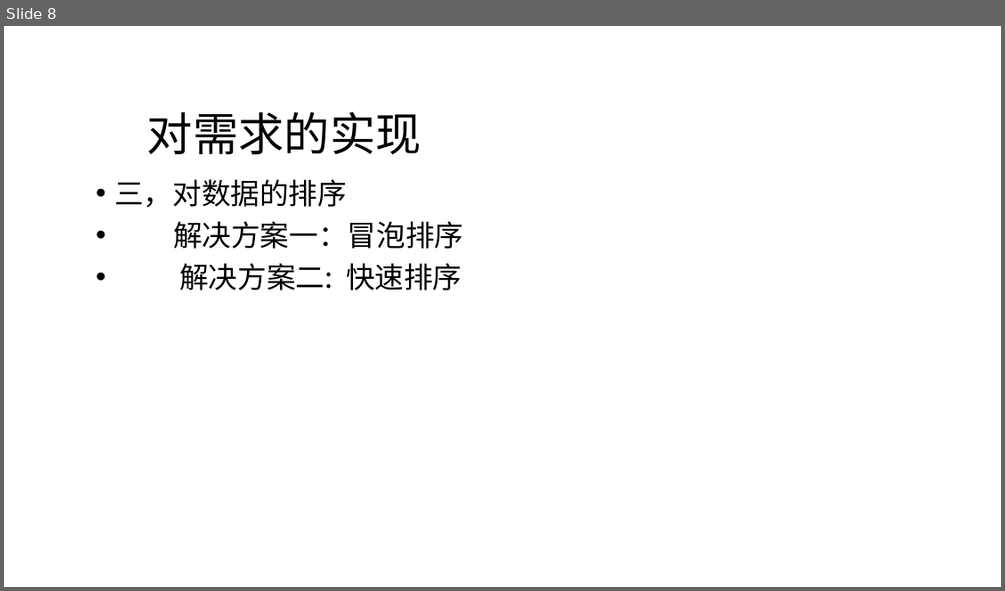
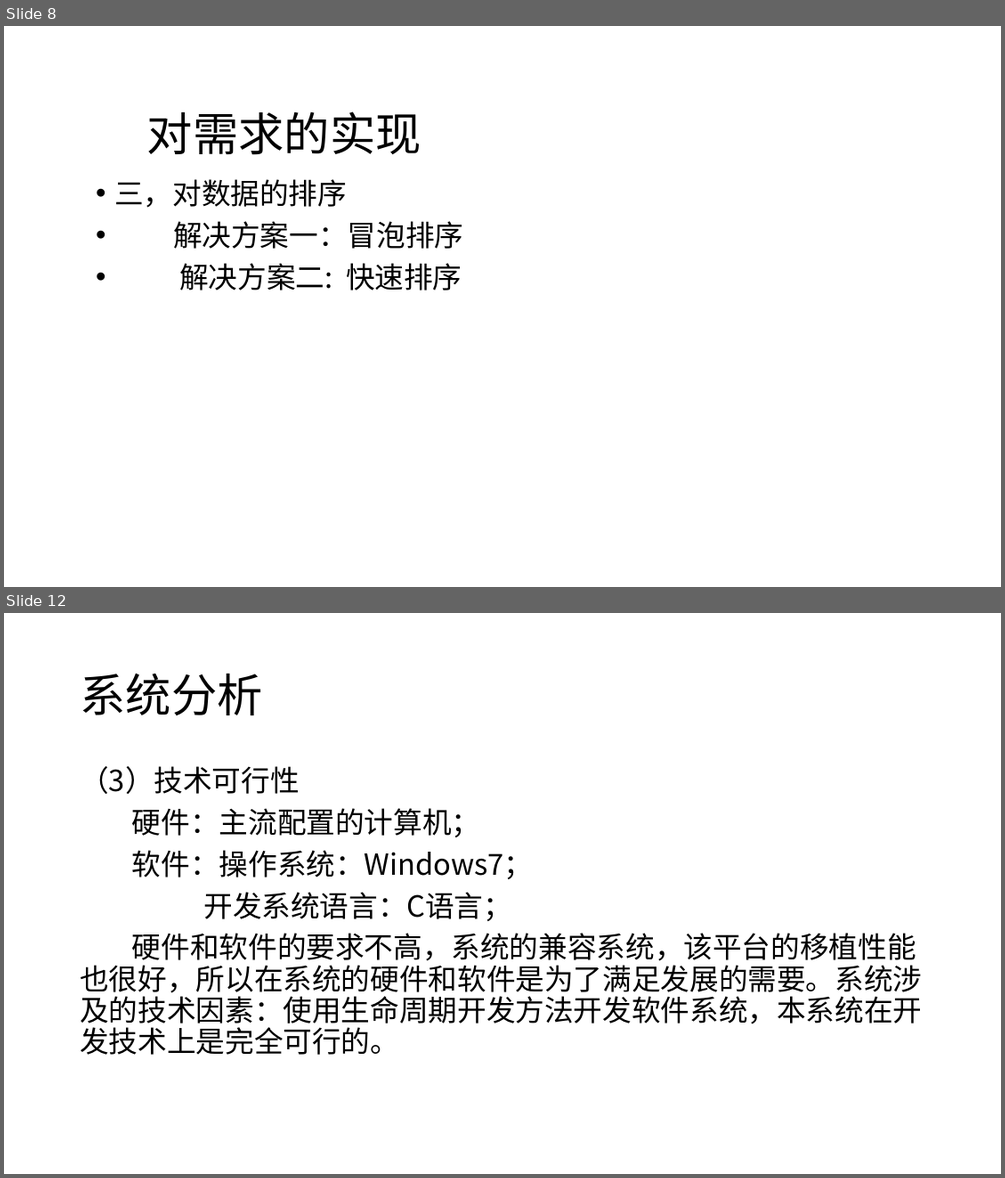
Before and after one commit to moriartyscat/--git, a slide deck: C语言期末作业.pptx. Shown one above the other, each under a label of ours: slide 8 before the commit, slides 8 and 12 after it; the slides between them are not shown. The pictures are 1005x591 and 1005x1178 pixels, drawn with LibreOffice and Linux fonts; fonts in the diff are those of the drawing; background and template pictures are left out. Boxes give left, top, right and bottom in pixels: in the first picture for what was removed or moved away, otherwise in the second. Text is boxed around its words. In the diff, an @@ line names an element or a change of style, - is before the commit and + after.

```diff
--- a/C语言期末作业.pptx
+++ b/C语言期末作业.pptx
@@ slide 12 added at (4, 613, 1001, 1174), background picture (left out) @@
@@ title added at (80, 674, 262, 715), 44 pt, text #000000 @@
+系统分析
@@ text added at (80, 766, 922, 1054), 28 pt, text #000000 @@
+（3）技术可行性
+硬件：主流配置的计算机；
+软件：操作系统：Windows7；
+开发系统语言：C语言；
+硬件和软件的要求不高，系统的兼容系统，该平台的移植性能也很好，所以在系统的硬件和软件是为了满足发展的需要。系统涉及的技术因素：使用生命周期开发方法开发软件系统，本系统在开发技术上是完全可行的。
```
Also in this commit, not shown: 1 slide changed, 9 other slides added, 3 slides removed.
